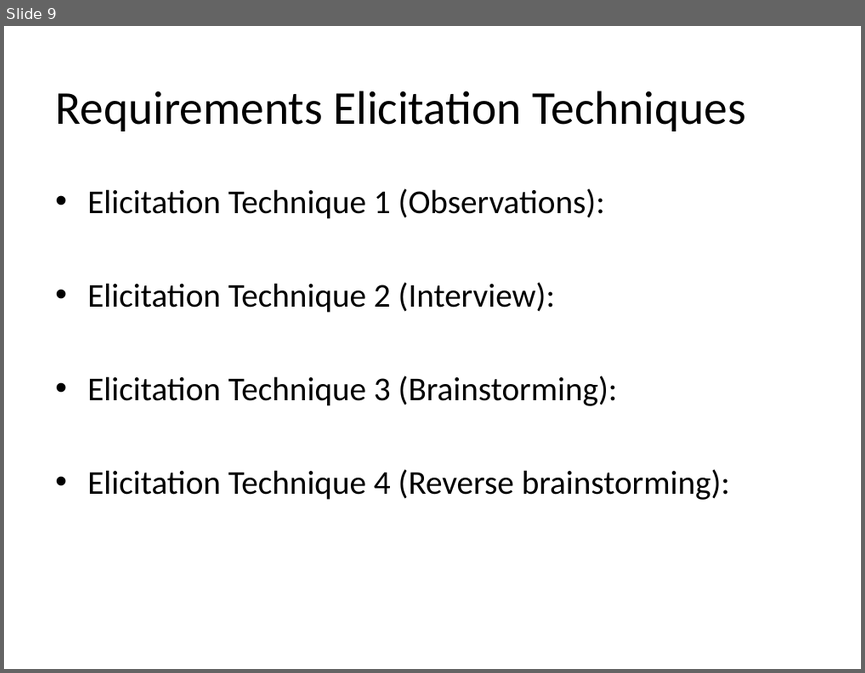
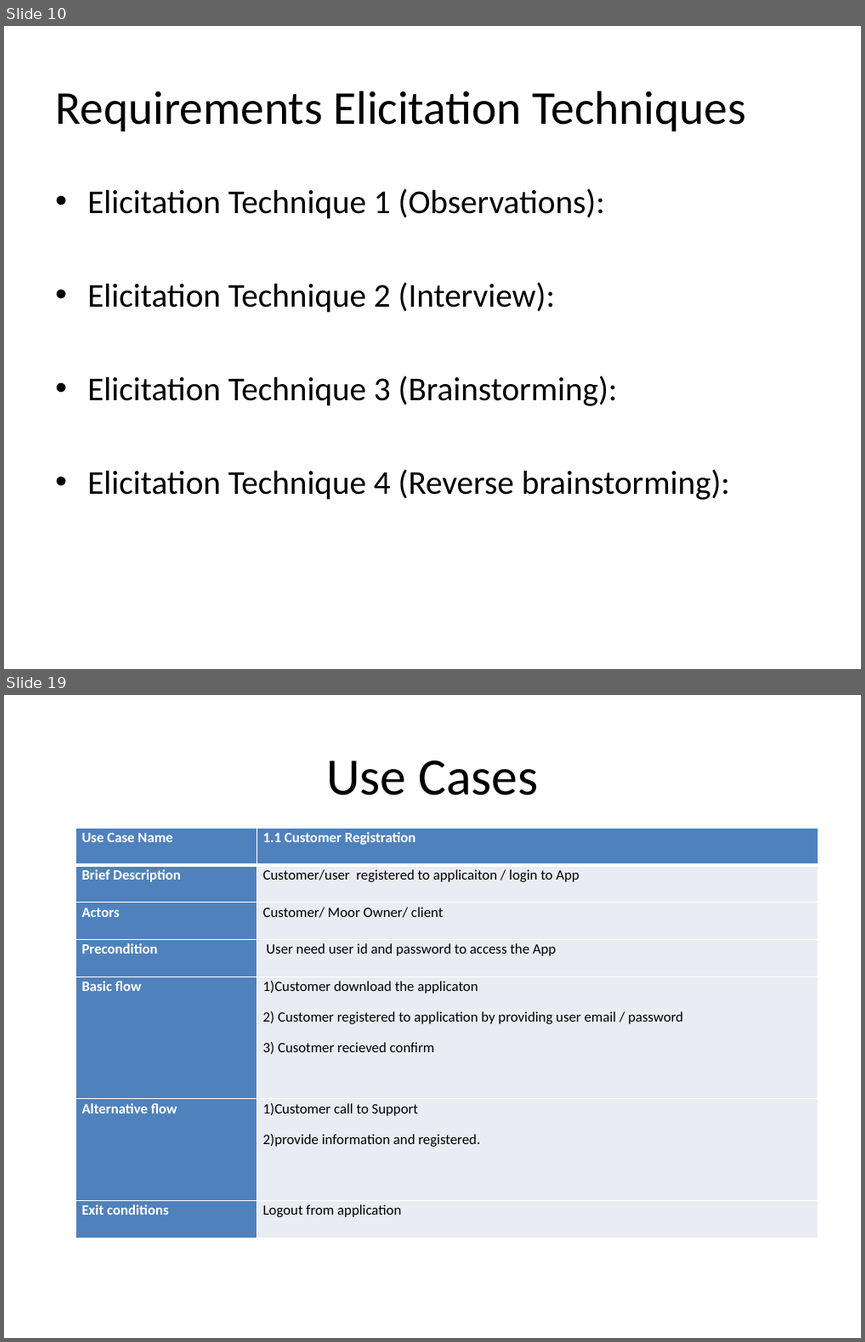
Before and after one commit to alihsn2010/REDocument, a slide deck: Software Requirement Engineering and product management.pptx. Shown one above the other, each under a label of ours: slide 9 before the commit, slides 10 and 19 after it; the slides between them are not shown. The pictures are 865x673 and 865x1342 pixels, drawn with LibreOffice and Linux fonts; fonts in the diff are those of the drawing. Boxes give left, top, right and bottom in pixels: in the first picture for what was removed or moved away, otherwise in the second. Text is boxed around its words. In the diff, an @@ line names an element or a change of style, - is before the commit and + after.

```diff
--- a/Software Requirement Engineering and product management.pptx
+++ b/Software Requirement Engineering and product management.pptx
@@ slide 19 added at [4, 695, 861, 1338], background #FFFFFF @@
@@ title added at [326, 760, 538, 795], 44 pt, text #000000 @@
+Use Cases
@@ table added at [75, 828, 817, 1237], 7 rows, 2 columns @@
+Use Case Name | 1.1 Customer Registration
+Brief Description | Customer/user registered to applicaiton / login to App
+Actors | Customer/ Moor Owner/ client
+Precondition | User need user id and password to access the App
+Basic flow | 1)Customer download the applicaton / 2) Customer registered to application by providing user email / password / 3) Cusotmer recieved confirm
+Alternative flow | 1)Customer call to Support / 2)provide information and registered.
+Exit conditions | Logout from application
@@ what was slide 9 is now slide 10 @@
```
Also in this commit, not shown: 4 slides changed, 20 other slides added, 2 slides removed.
